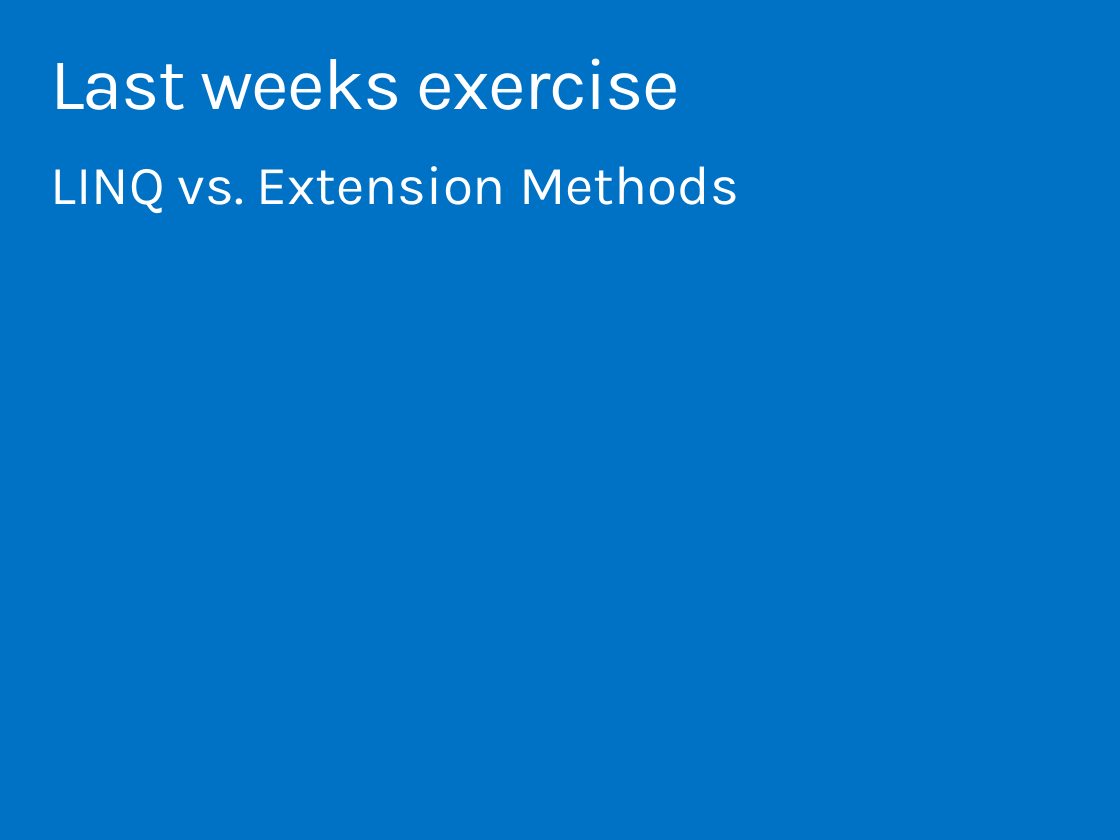
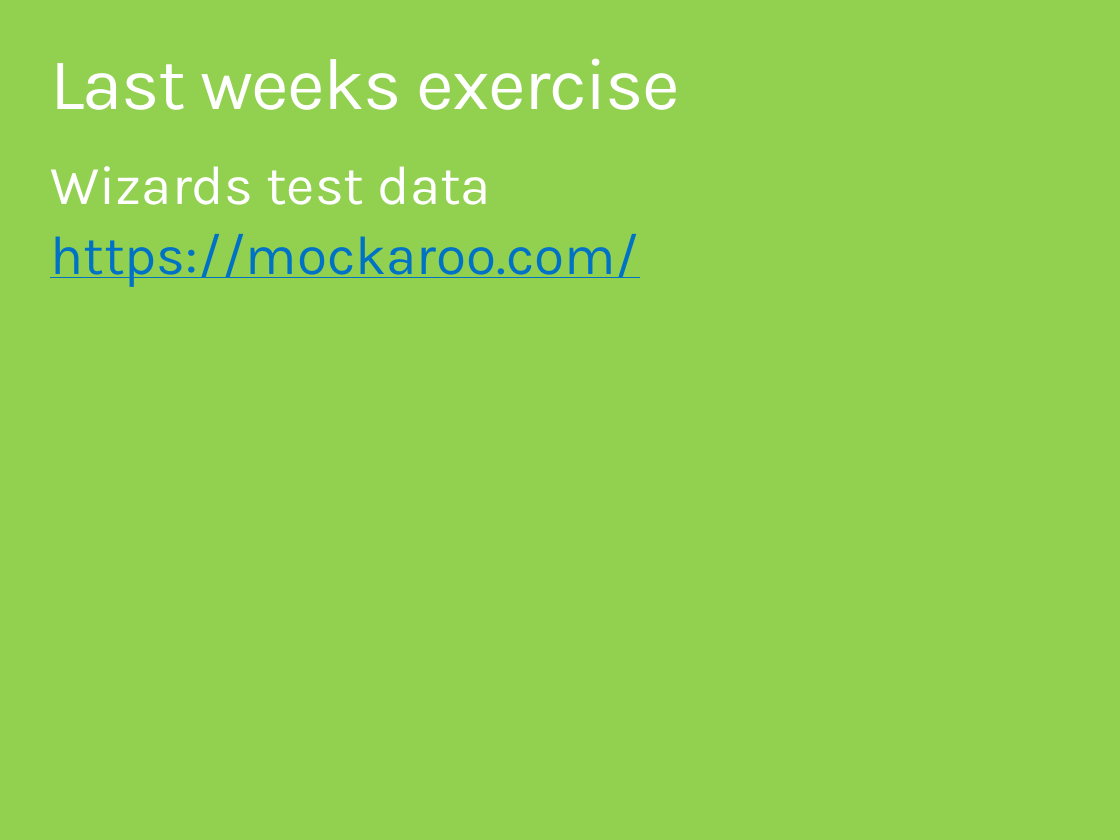
Before and after one commit to ondfisk/BDSA2019, a slide deck: slide 4 of Slides/Lecture04 - Data Access and Entity Framework Core.pptx. Drawn at 1120x840 pixels with LibreOffice and Linux fonts; fonts in the diff are those of the drawing. Boxes give left, top, right and bottom in pixels: in the first picture for what was removed or moved away, otherwise in the second. Text is boxed around its words. In the diff, an @@ line names an element or a change of style, - is before the commit and + after.

```diff
--- a/Slides/Lecture04 - Data Access and Entity Framework Core.pptx
+++ b/Slides/Lecture04 - Data Access and Entity Framework Core.pptx
@@ background #0072C6 to #92D050 @@
@@ text at <box>50,166,639,287</box>: text changed; text colour #FFFFFF to #0072C6 @@
-LINQ vs. Extension Methods
+Wizards test data
+https://mockaroo.com/
```
Also in this commit, not shown: 18 other files.
